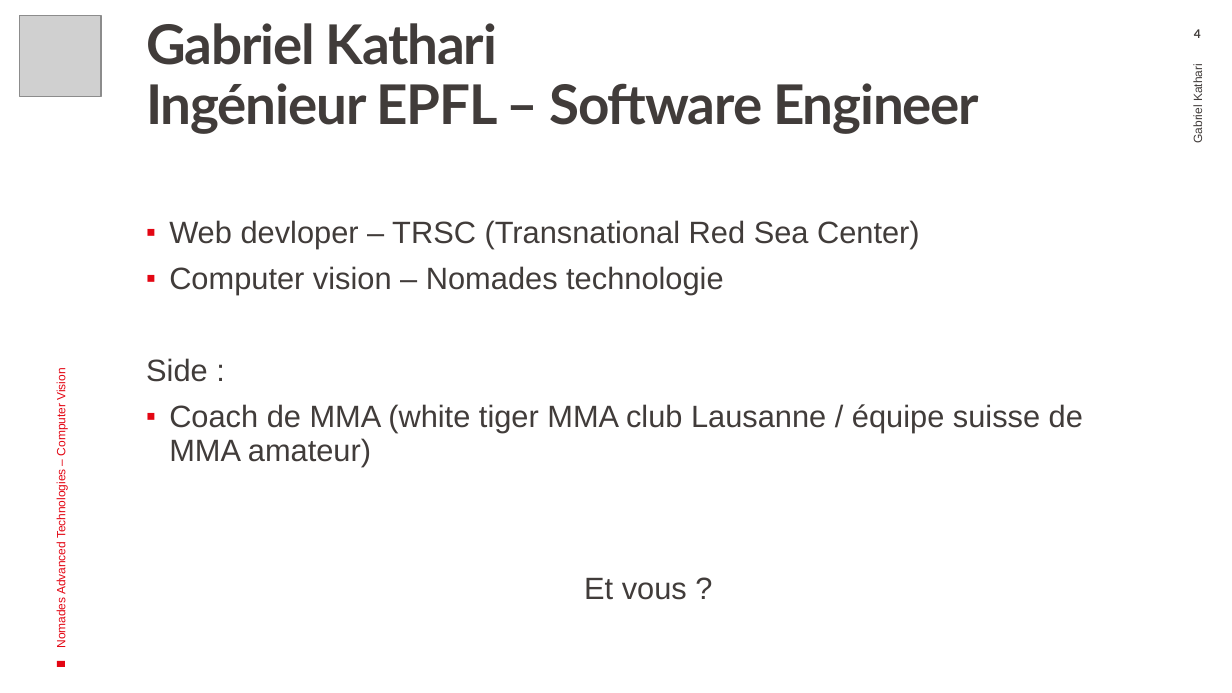
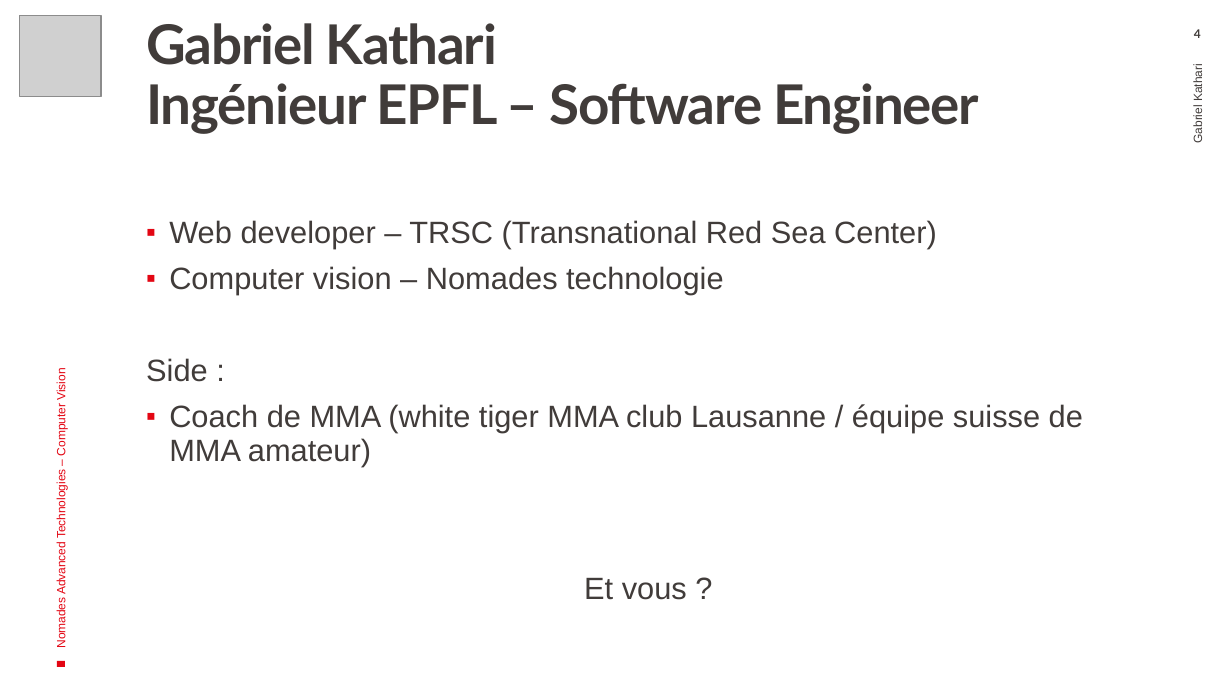
Before and after one commit to ruizle/nomades_dev, a slide deck: slide 4 of PPL_presentation.pptx. Drawn at 1232x693 pixels with LibreOffice and Linux fonts; fonts in the diff are those of the drawing; grey boxes stand for pictures; background and template pictures are left out. Boxes give left, top, right and bottom in pixels: in the first picture for what was removed or moved away, otherwise in the second. Text is boxed around its words. In the diff, an @@ line names an element or a change of style, - is before the commit and + after.

```diff
--- a/PPL_presentation.pptx
+++ b/PPL_presentation.pptx
@@ text at (169,220,937,249): text changed @@
-▪ Web devloper – TRSC (Transnational Red Sea Center)
+▪ Web developer – TRSC (Transnational Red Sea Center)
```
Also in this commit, not shown: 1 other slide changed, 14 other files.
